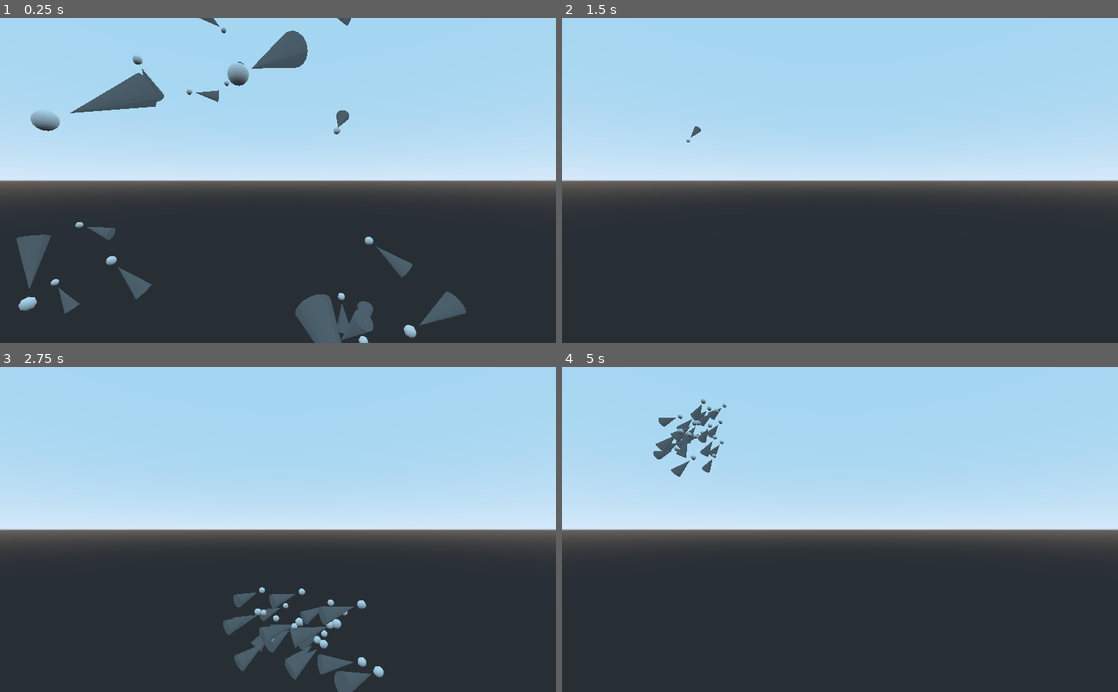
Above: before the commit, frames 1-4 (two rows, left to right).
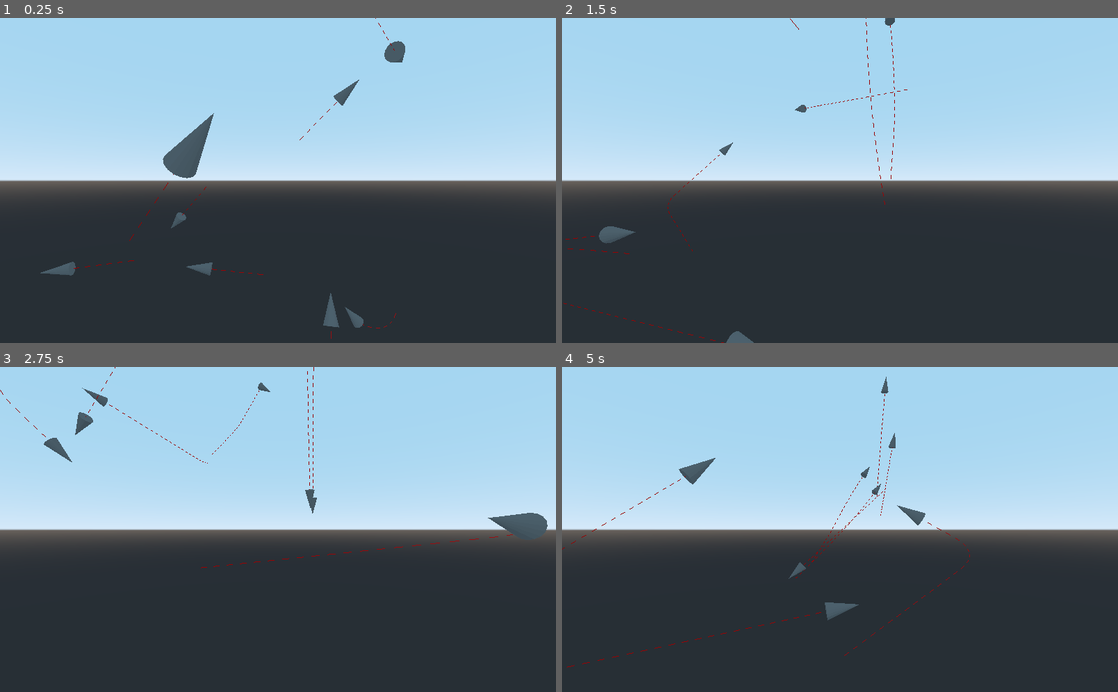
Above: after the commit, the same moments.

Repository: FlanGrande/BoidsGodotNode3D
Game: Godot game, scene res://BoidNode3D.tscn
The game is run twice, just before and just after one commit, with the same random seed, the same clock (stepped at 60 frames per second) and the same inputs.
Inputs:
- Up to frame 1 (0.25 s): no input
- Up to frame 2 (1.5 s): no input
- Up to frame 3 (2.75 s): no input
- Up to frame 4 (5 s): no input

The runs differ from the first frame. In frame 1, 7.1% of the frame differs, in the area x 2-84%, y 0-100%; in frame 2, 0.6%; in frame 3, 3.9%; in frame 4, 1.8%.

Commit message:
Added trail settings.
Added trails and you can also set some stuff that affects the trail. Line Width  is not implement on Godot, so it doesn't work at the moment.

Diff:
--- a/Boid.gd
+++ b/Boid.gd
@@ -14,12 +14,20 @@
 var offset = 10
 # Boid history of positions
 var history = []
+var historyLength = 20
+
+var trailEnabled = false
+var trailColor = Color(1.0, 0.0, 0.0, 1.0)
+var trailWidth = 1.0
+var trailLineIG : ImmediateGeometry
+var trailMaterial : Material
 
 
 func _ready():
+	#set_as_toplevel(true)
 	pass
 
-func initBoid(window_width, window_height, movement_depth):
+func initBoid(window_width, window_height, movement_depth, trail_enabled, trail_color, trail_width, trail_material, history_length):
 	x = rand_range(-window_width, window_width)
 	y = rand_range(-window_height, window_height)
 	z = rand_range(-movement_depth, movement_depth)
@@ -27,14 +35,38 @@
 	dy = rand_range(0, d) - offset
 	dz = rand_range(0, d) - offset
 	history = []
+	trailEnabled = trail_enabled
+	trailColor = trail_color
+	trailWidth = trail_width
+	trailMaterial = trail_material
+	historyLength = history_length
+
+	if(trailEnabled):
+		trailLineIG = ImmediateGeometry.new()
+		trailLineIG.material_override = trailMaterial
+		get_parent().add_child(trailLineIG)
+
 	return self
 
 func _process(delta):
-	var translation_vector = Vector3(0, 0, 3.0)
-	$ImmediateGeometry.translation = translation_vector
+	var translation_vector = Vector3(x, y, z)
+	trailLineIG.translation = Vector3()
+	trailLineIG.rotation = Vector3()
 	#print(Vector3(x, y, z))
-	$ImmediateGeometry.clear()
-	$ImmediateGeometry.begin(Mesh.PRIMITIVE_TRIANGLES)
-	$ImmediateGeometry.set_color(Color.red)
-	$ImmediateGeometry.add_sphere(8.0, 8.0, 0.5)
-	$ImmediateGeometry.end()
+	if(trailEnabled):
+		trailLineIG.clear()
+		trailLineIG.begin(Mesh.PRIMITIVE_LINES)
+		trailLineIG.set_color(trailColor)
+		trailLineIG.set_normal(Vector3(1, 1, 1))
+
+		for point in history:
+			trailLineIG.add_vertex(Vector3(point[0], point[1], point[2]))
+			#trailLineIG.add_sphere(cartesian2polar())
+
+		trailLineIG.end()
+
+func addToHistory(var point : Vector3, var index : int):
+	history.push_back(point)
+
+	if(history.size() > historyLength): # This will probably give me some issues.
+		history.pop_front() # This will probably give me some issues.
--- a/BoidNode.gd
+++ b/BoidNode.gd
@@ -4,12 +4,43 @@
 
 onready var boid_scene = preload("res://Boid3D.tscn")
 
-var window_width = 24.0
-var window_height = 24.0
-var forward_depth = 16.0
+export var window_width = 24.0
+export var window_height = 24.0
+export var forward_depth = 16.0
 
-const numBoids = 20
-const visualRange = 20
+export(int, 0, 1000) var numBoids = 20 # Number of boids spawned at the start (it should be adjustable dynamically).
+export(float, 0.0, 9999.0) var visualRange = 20 # Visual range of the boids. Will determine who is a neighbour.
+
+# keepWithinBounds
+export(float, 0.0, 9999.0) var keepWithinBoundsMargin = 40 # keepWithinBoundskeepWithinBoundsMargin for out of bounds area.
+export(float, -999.0, 999.0) var keepWithinBoundsFactor = 0.1 # Constant to adjust keepWithinBounds weight. Usually higher than anything else.
+
+# flyTowardsCenter
+export(float, -999.0, 999.0) var flyTowardsCenterFactor = 0.005; # Weight for flyTowardsCenter behaviour.
+
+# avoidOthers
+export(float, 0, 9999.0) var avoidOthersMinDistance = 1 # The distance to stay away from other boids.
+export(float, -999.0, 999.0) var avoidOthersFactor = 0.05 # The rate at which boids correct their position.
+
+# matchVelocity
+export(float, -999.0, 999.0) var matchVelocityFactor = 0.05 # Boids adjust their velocity to match others at this rate.
+
+# limitSpeed
+export(float, 0, 9999.0) var speedLimit = 5 # Maximum speed of a boid.
+
+# flyTowardsMouse
+export(float, -999.0, 999.0) var flyTowardsMouseFactor = 0.005; # adjust velocity by this % # CONST?
+export(float, 0, 9999.0) var flyTowardsMouseVisualRange = 200
+
+# avoidMouse
+export(float, 0, 9999.0) var avoidMouseMinDistance = 100 # The distance to stay away from other boids # CONST?
+export(float, -999.0, 999.0) var avoidMouseFactor = 0.05 # Adjust velocity by this % # CONST?
+
+export(bool) var trailEnabled = false
+export(Color) var trailColor = Color(1.0, 0.0, 0.0, 1.0)
+export(float) var trailWidth = 1.0
+export var trailMaterial : Material
+export(int, 0, 1000) var boidHistoryLength = 20 # Also trail length
 
 var boids = []
 
@@ -17,8 +48,8 @@
 func _ready():
 	for i in range(numBoids):
 		var new_boid = boid_scene.instance()
-		boids.push_back(new_boid.initBoid(window_width, window_height, forward_depth))
-		add_child(new_boid)
+		add_child(new_boid) # This needs to be done first because boids call get_parent on initBoid()
+		boids.push_back(new_boid.initBoid(window_width, window_height, forward_depth, trailEnabled, trailColor, trailWidth, trailMaterial, boidHistoryLength))
 
 # Called every frame. 'delta' is the elapsed time since the previous frame.
 func _process(delta):
@@ -44,34 +75,29 @@
 # Constrain a boid to within the window. If it gets too close to an edge,
 # nudge it back in and reverse its direction.
 func keepWithinBounds(boid : Boid3D):
-	var margin = 40.0 # CONST?
-	var turnFactor = 0.1 # CONST?
+	if (boid.x < keepWithinBoundsMargin):
+		boid.dx += keepWithinBoundsFactor
 
-	if (boid.x < margin):
-		boid.dx += turnFactor
+	if (boid.x > window_width - keepWithinBoundsMargin):
+		boid.dx -= keepWithinBoundsFactor
 
-	if (boid.x > window_width - margin):
-		boid.dx -= turnFactor
+	if (boid.y < keepWithinBoundsMargin):
+		boid.dy += keepWithinBoundsFactor
 
-	if (boid.y < margin):
-		boid.dy += turnFactor
+	if (boid.y > window_height - keepWithinBoundsMargin):
+		boid.dy -= keepWithinBoundsFactor
 
-	if (boid.y > window_height - margin):
-		boid.dy -= turnFactor
+	if (boid.z < keepWithinBoundsMargin):
+		boid.dz += keepWithinBoundsFactor
 
-	if (boid.z < margin):
-		boid.dz += turnFactor
-
-	if (boid.z > forward_depth - margin):
-		boid.dz -= turnFactor
+	if (boid.z > forward_depth - keepWithinBoundsMargin):
+		boid.dz -= keepWithinBoundsFactor
 
 
 # Find the center of mass of the other boids and adjust velocity slightly to
 # point towards the center of mass.
 func flyTowardsCenter(boid : Boid3D):
 	var boidPosition = Vector3(boid.x, boid.y, boid.z)
-	var centeringFactor = 0.005; # adjust velocity by this % # CONST?
-
 	var centerX = 0;
 	var centerY = 0;
 	var centerZ = 0;
@@ -89,16 +115,14 @@
 		centerX = centerX / numNeighbors
 		centerY = centerY / numNeighbors
 		centerZ = centerZ / numNeighbors
-		boid.dx += (centerX - boid.x) * centeringFactor
-		boid.dy += (centerY - boid.y) * centeringFactor
-		boid.dz += (centerZ - boid.z) * centeringFactor
+		boid.dx += (centerX - boid.x) * flyTowardsCenterFactor
+		boid.dy += (centerY - boid.y) * flyTowardsCenterFactor
+		boid.dz += (centerZ - boid.z) * flyTowardsCenterFactor
 
 
 # Move away from other boids that are too close to avoid colliding
 func avoidOthers(boid : Boid3D):
 	var boidPosition = Vector3(boid.x, boid.y, boid.z)
-	var minDistance = 4.0 # The distance to stay away from other boids # CONST?
-	var avoidFactor = 0.05 # Adjust velocity by this % # CONST?
 	var moveX = 0
 	var moveY = 0
 	var moveZ = 0
@@ -106,21 +130,19 @@
 	for otherBoid in boids:
 		var otherBoidPosition = Vector3(otherBoid.x, otherBoid.y, otherBoid.z)
 		if(otherBoid != boid): # Is it really different as in javascript?
-			if(boidPosition.distance_to(otherBoidPosition) < minDistance):
+			if(boidPosition.distance_to(otherBoidPosition) < avoidOthersMinDistance):
 				moveX += boid.x - otherBoid.x;
 				moveY += boid.y - otherBoid.y;
 				moveZ += boid.z - otherBoid.z;
 
-	boid.dx += moveX * avoidFactor
-	boid.dy += moveY * avoidFactor
-	boid.dz += moveZ * avoidFactor
+	boid.dx += moveX * avoidOthersFactor
+	boid.dy += moveY * avoidOthersFactor
+	boid.dz += moveZ * avoidOthersFactor
 
 # Find the average velocity (speed and direction) of the other boids and
 # adjust velocity slightly to match.
 func matchVelocity(boid : Boid3D):
 	var boidPosition = Vector3(boid.x, boid.y, boid.z)
-	var matchingFactor = 0.05 # Adjust by this % of average velocity # CONST?
-
 	var avgDX = 0
 	var avgDY = 0
 	var avgDZ = 0
@@ -139,14 +161,13 @@
 		avgDY = avgDY / numNeighbors
 		avgDZ = avgDZ / numNeighbors
 
-		boid.dx += (avgDX - boid.dx) * matchingFactor
-		boid.dy += (avgDY - boid.dy) * matchingFactor
-		boid.dz += (avgDZ - boid.dz) * matchingFactor
+		boid.dx += (avgDX - boid.dx) * matchVelocityFactor
+		boid.dy += (avgDY - boid.dy) * matchVelocityFactor
+		boid.dz += (avgDZ - boid.dz) * matchVelocityFactor
 
 # Speed will naturally vary in flocking behavior, but real animals can't go
 # arbitrarily fast.
 func limitSpeed(boid : Boid3D):
-	var speedLimit = 1.0# CONST?
 	var speed = pow(boid.dx * boid.dx + boid.dy * boid.dy + boid.dz * boid.dz, 1.0/3.0) # CONST?
 
 	if(speed > speedLimit):
--- a/BoidNode3D.tscn
+++ b/BoidNode3D.tscn
@@ -1,17 +1,28 @@
-[gd_scene load_steps=2 format=2]
+[gd_scene load_steps=3 format=2]
 
 [ext_resource path="res://BoidNode.gd" type="Script" id=1]
+
+[sub_resource type="SpatialMaterial" id=1]
+vertex_color_use_as_albedo = true
+params_line_width = 10.0
 
 [node name="Spatial" type="Spatial"]
 
 [node name="BoidNode3D" type="Spatial" parent="."]
 transform = Transform( 0.1, 0, 0, 0, 0.1, 0, 0, 0, 0.1, 0, 0, 0 )
 script = ExtResource( 1 )
+numBoids = 10
+visualRange = 10.0
+flyTowardsCenterFactor = 0.001
+avoidOthersMinDistance = 4.0
+avoidOthersFactor = 0.01
+matchVelocityFactor = 0.01
+speedLimit = 0.8
+trailEnabled = true
+trailMaterial = SubResource( 1 )
 
 [node name="Camera" type="Camera" parent="."]
 transform = Transform( -1, 0, -3.25841e-07, 0, 1, 0, 3.25841e-07, 0, -1, 0, 0, -3 )
 current = true
 near = 0.01
 far = 1000.0
-
-[node name="ImmediateGeometry" type="ImmediateGeometry" parent="."]
